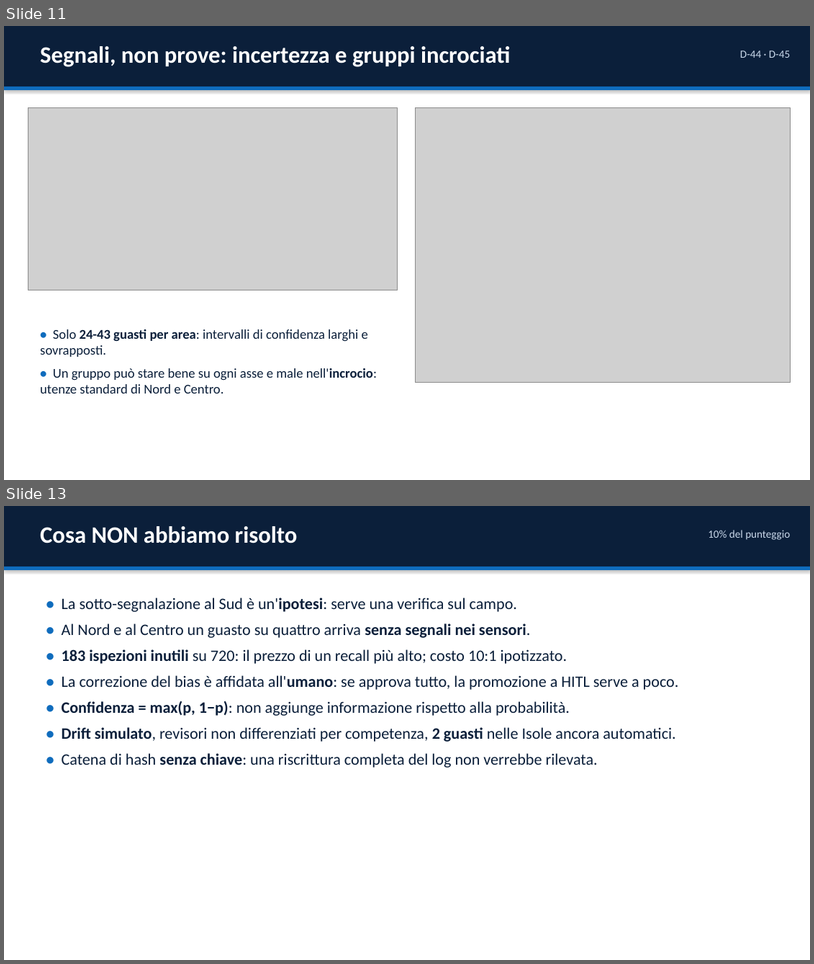
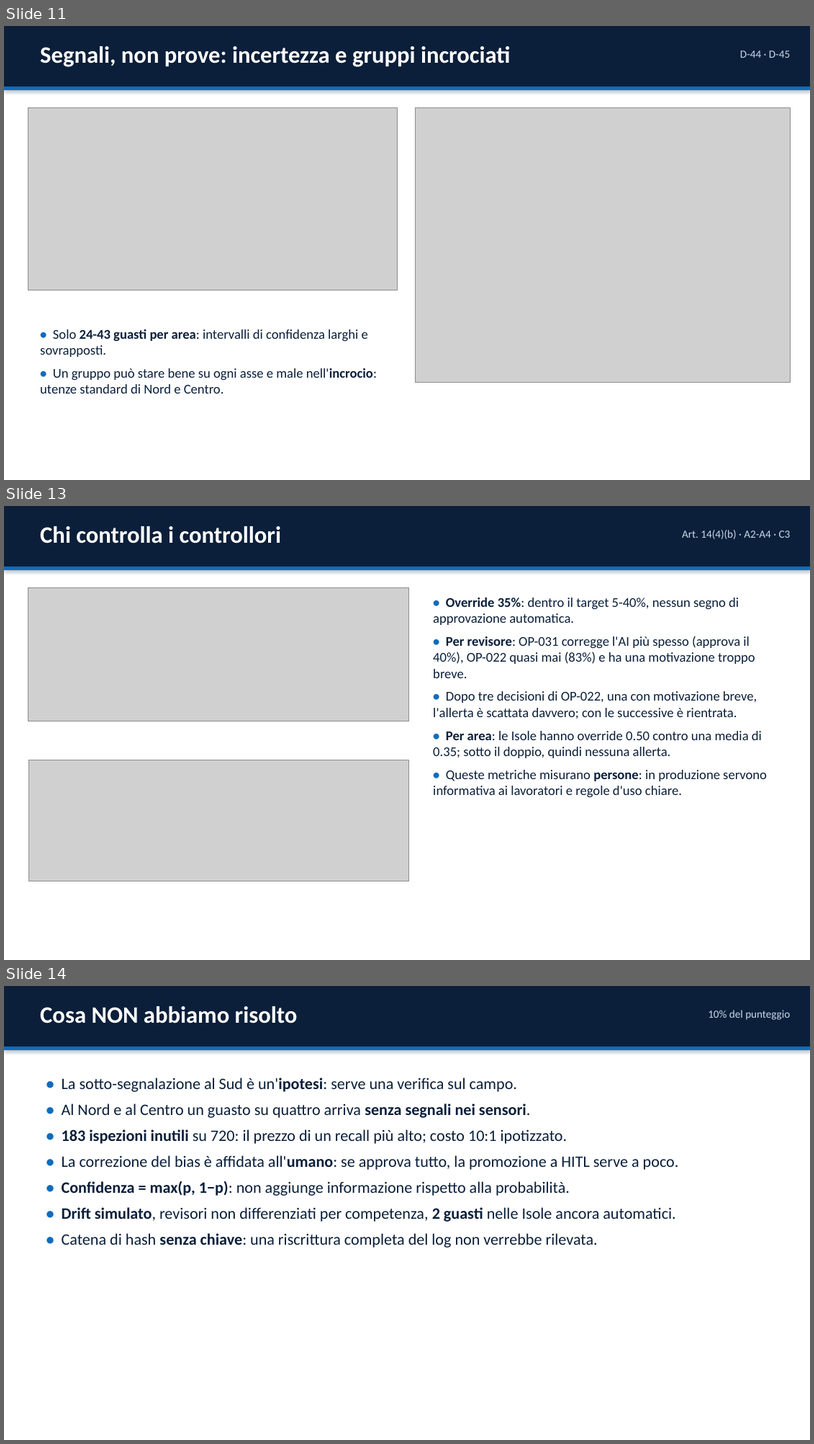
Before and after one commit to GuidoMerliniEnel/ai-act-hackaton, a slide deck: consegna/EnerGuard_Presentazione.pptx. Shown one above the other, each under a label of ours: slides 11 and 13 before the commit, slides 11, 13 and 14 after it; the slides between them are not shown. The pictures are 814x964 and 814x1444 pixels, drawn with LibreOffice and Linux fonts; fonts in the diff are those of the drawing; grey boxes stand for pictures. Boxes give left, top, right and bottom in pixels: in the first picture for what was removed or moved away, otherwise in the second. Text is boxed around its words. In the diff, an @@ line names an element or a change of style, - is before the commit and + after.

```diff
--- a/consegna/EnerGuard_Presentazione.pptx
+++ b/consegna/EnerGuard_Presentazione.pptx
@@ slide 13 added at (4,506,810,960), background #FFFFFF @@
@@ rectangle added at (4,506,810,566), fill #0B1F3A @@
@@ text added at (40,526,281,543), 28 pt, text #FFFFFF, bold @@
+Chi controlla i controllori
@@ text added at (682,530,791,539), 13 pt, text #C9D8EA @@
+Art. 14(4)(b) · A2-A4 · C3
@@ rectangle added at (4,566,810,570), fill #0F6CBD @@
@@ picture added at (28,587,409,721) @@
@@ text added at (433,597,767,797), 16 pt, text #0B1F3A @@
+• Override 35%: dentro il target 5-40%, nessun segno di approvazione automatica.
+• Per revisore: OP-031 corregge l'AI più spesso (approva il 40%), OP-022 quasi mai (83%) e ha una motivazione troppo breve.
+• Dopo tre decisioni di OP-022, una con motivazione breve, l'allerta è scattata davvero; con le successive è rientrata.
+• Per area: le Isole hanno override 0.50 contro una media di 0.35; sotto il doppio, quindi nessuna allerta.
+• Queste metriche misurano persone: in produzione servono informativa ai lavoratori e regole d'uso chiare.
@@ picture added at (28,760,409,881) @@
@@ what was slide 13 is now slide 14 @@
```
Also in this commit, not shown: 1 slide changed, 13 other files.
